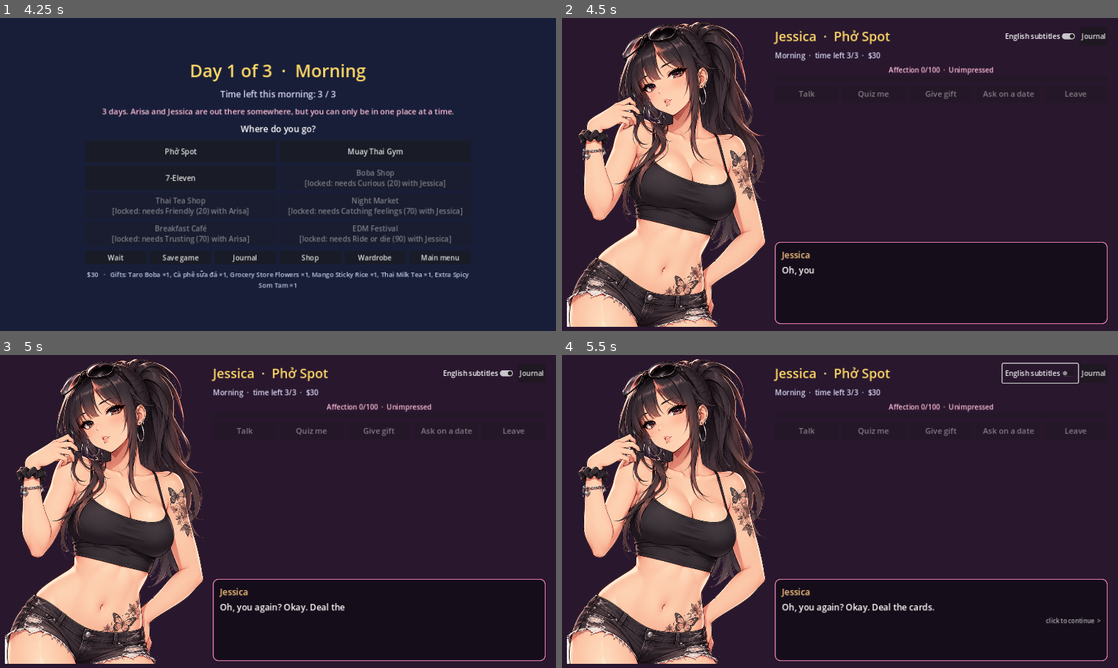
Above: before the commit, frames 1-4 (two rows, left to right).
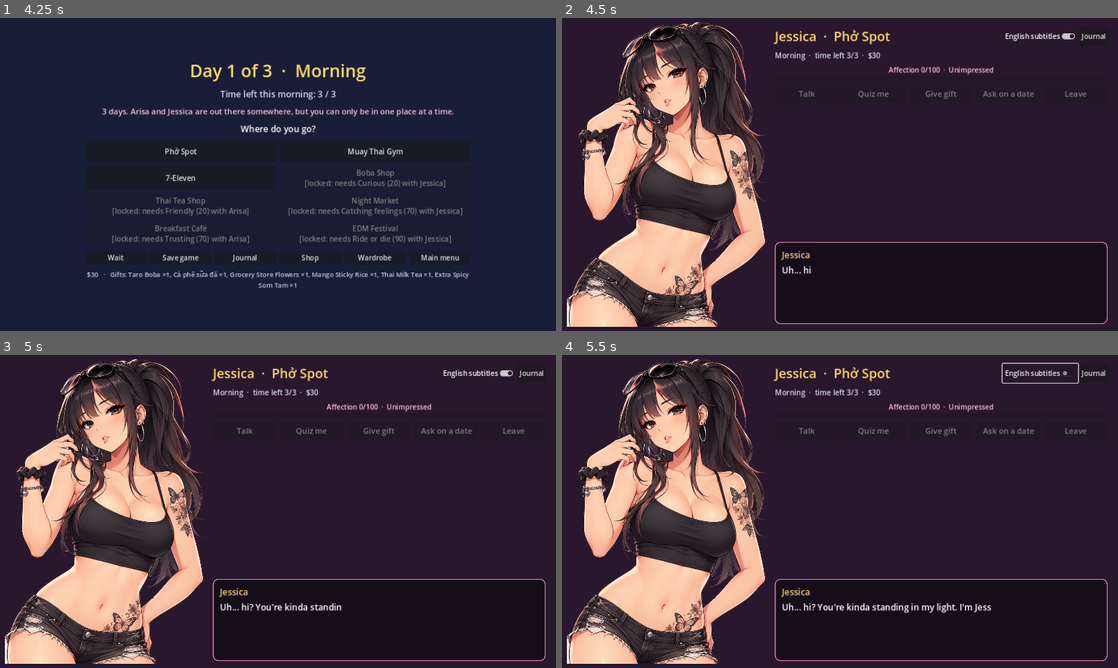
Above: after the commit, the same moments.

Repository: kyogic/13-card-game
Game: Godot game, scene res://scenes/app.tscn
The game is run twice, just before and just after one commit, with the same random seed, the same clock (stepped at 60 frames per second) and the same inputs.
Inputs:
- Up to frame 1 (4.25 s): click "Story Mode" at 0.5 s; click "New Story" at 1.25 s; click "New Story" at 2 s; click "Continue Story" at 2.75 s; click "Continue Story" at 3.5 s
- Up to frame 2 (4.5 s): click "Phở Spot" at 4.25 s
- Up to frame 3 (5 s): no input
- Up to frame 4 (5.5 s): click "English subtitles" at 5 s

Frame 1 is identical in both runs. In frame 2, less than 0.1% of the frame differs, in the area x 39-46%, y 79-83%; in frame 3, 0.3%; in frame 4, 0.7%, in the area x 39-97%, y 79-86%.

Commit message:
Shuffle talk and quiz order per story; proper first meetings
- Each story shuffles each girl's small talk, facts, soft facts and quiz
  questions once; talk/quiz take the next item in that order that her
  affection allows. The order is saved with the story.
- New first_meeting and hello lines: the first conversation is an
  introduction, later ones a 'hello again' (her 'deal the cards'
  greeting stays for date matches)

Co-Authored-By: Claude Opus 5.5 <noreply@anthropic.com>
Claude-Session: https://claude.ai/code/session_014DXRZL11i9gK84TREh4B5Z

Diff:
--- a/data/characters/arisa.json
+++ b/data/characters/arisa.json
@@ -574,6 +574,17 @@
     ],
     "on_stage_reached": [
       "...I think I'm getting comfortable with you, ka."
+    ],
+    "first_meeting": [
+      {
+        "text": "Oh! Sawasdee ka. Sorry, I'm Arisa. You can call me Ari, na.",
+        "translation": "Oh! Hello. Sorry, I'm Arisa. You can call me Ari, okay?"
+      },
+      "Hi! I don't think we've met. I'm Arisa, ka. Nice to meet you."
+    ],
+    "hello": [
+      "Oh, hi again, ka!",
+      "You came back! Hehe. Hello, na."
     ]
   },
   "date_locations": [
--- a/data/characters/jessica.json
+++ b/data/characters/jessica.json
@@ -507,6 +507,18 @@
     ],
     "on_stage_reached": [
       "...Okay, you're growing on me."
+    ],
+    "first_meeting": [
+      "Uh... hi? You're kinda standing in my light. I'm Jess.",
+      "New face. Okay. I'm Jessica. Jess, if you're lucky."
+    ],
+    "hello": [
+      "Oh, it's you again. Hey.",
+      {
+        "text": "Ê, you're back. Took you long enough.",
+        "translation": "Hey, you're back. Took you long enough."
+      },
+      "Look who showed up."
     ]
   },
   "date_locations": [
--- a/scripts/core/game_state.gd
+++ b/scripts/core/game_state.gd
@@ -9,7 +9,7 @@
 var in_date := false           # a Tiến Lên date is being played
 ## character id -> {affection, unlocks, stages, trivia_answered (ids), talks_seen (exchange and
 ## fact ids), soft_facts_seen, start_affection, start_unlocks, met, known_facts (trivia ids the
-## journal shows), gift_notes (gift id -> her reaction)}
+## journal shows), gift_notes (gift id -> her reaction), order (pool -> ids shuffled once per story)}
 var characters := {}
 var inventory := {}            # gift id -> count
 var money := 0                 # story money ($), see Economy
@@ -39,7 +39,7 @@
 	if not characters.has(id):
 		characters[id] = {"affection": 0, "unlocks": [], "stages": [], "trivia_answered": [],
 			"talks_seen": [], "soft_facts_seen": [], "start_affection": 0, "start_unlocks": [],
-			"story_start_affection": 0, "met": false, "known_facts": [], "gift_notes": {}}
+			"story_start_affection": 0, "met": false, "known_facts": [], "gift_notes": {}, "order": {}}
 	return characters[id]
 
 
--- a/scripts/ui/conversation_screen.gd
+++ b/scripts/ui/conversation_screen.gd
@@ -114,8 +114,15 @@
 	meter.set_character(id)
 	_clear_choices()
 	visible = true
+	# You've only just met the first time; after that it's a "hello again".
+	var first_time: bool = not GameState.char_state(id).met
 	EventBus.fire("conversation_opened", {"character_id": id, "location": location})
-	_say_event("greeting")
+	if first_time and profile.has_lines("first_meeting"):
+		_say_event("first_meeting")
+	elif profile.has_lines("hello"):
+		_say_event("hello")
+	else:
+		_say_event("greeting")
 
 
 func set_status(text: String) -> void:
@@ -219,16 +226,32 @@
 ## then the next small-talk exchange, then a one-line fact. Returns {kind, data} or null.
 func _next_talk():
 	var st: Dictionary = GameState.char_state(character_id)
-	for f in profile.soft_facts():
+	for f in _ordered("soft_facts", profile.soft_facts()):
 		if st.affection >= f.get("min_affection", 0) and not st.soft_facts_seen.has(f.id):
 			return {"kind": "soft_fact", "data": f}
-	for ex in Characters.talk(character_id):
+	for ex in _ordered("exchanges", Characters.talk(character_id)):
 		if not st.talks_seen.has(ex.id):
 			return {"kind": "exchange", "data": ex}
-	for f in Characters.fact_lines(character_id):
+	for f in _ordered("facts", Characters.fact_lines(character_id)):
 		if not st.talks_seen.has(f.id):
 			return {"kind": "fact", "data": f}
 	return null
+
+
+## `items` (each with an id) in this story's shuffled order for `pool`, so every playthrough
+## brings things up in a different order. The order is saved with the story, so it holds
+## across save/load; anything new in the data is shuffled in.
+func _ordered(pool: String, items: Array) -> Array:
+	var orders: Dictionary = GameState.char_state(character_id).order
+	var ids: Array = items.map(func(it): return Character.trivia_id(it))
+	var order: Array = orders.get(pool, []).filter(func(id): return ids.has(id))
+	var fresh: Array = ids.filter(func(id): return not order.has(id))
+	fresh.shuffle()
+	order.append_array(fresh)
+	orders[pool] = order
+	var sorted := items.duplicate()
+	sorted.sort_custom(func(a, b): return order.find(Character.trivia_id(a)) < order.find(Character.trivia_id(b)))
+	return sorted
 
 
 func _on_talk() -> void:
@@ -280,10 +303,10 @@
 
 
 func _on_quiz() -> void:
-	var pool := _unanswered_trivia()
+	var pool := _ordered("quiz", _unanswered_trivia())
 	if pool.is_empty():
 		return
-	var q: Dictionary = pool.pick_random()
+	var q: Dictionary = pool[0]  # next in this story's shuffled order (within her affection gate)
 	var options: Array = q.wrong.duplicate()
 	options.append(q.answer)
 	options.shuffle()
--- a/tests/dating_test.gd
+++ b/tests/dating_test.gd
@@ -121,21 +121,69 @@
 	check(state.to_dict().characters.jessica.affection == 79, "state serializes")
 
 
+var first_exchange: Dictionary = {}
+
+
+func _texts(entries: Array) -> Array:
+	return entries.map(func(e): return e.text if e is Dictionary else e)
+
+
+## Every story shuffles what she talks about and asks; the order holds across save/load.
+func _order_checks() -> void:
+	var orders := []
+	for i in 4:
+		bus.fire("new_story_requested")
+		await process_frame
+		layer.calendar.location_buttons.pho_spot.pressed.emit()
+		await _drain()
+		check(convo.dialogue.text_label.text in _texts(characters.profile("jessica").data.dialogue.first_meeting)
+			or not convo.dialogue.is_busy(), "new story: she introduces herself again")
+		convo._ordered("exchanges", characters.talk("jessica"))
+		convo._ordered("facts", characters.fact_lines("jessica"))
+		convo._ordered("soft_facts", characters.profile("jessica").soft_facts())
+		convo._ordered("quiz", convo._unanswered_trivia())
+		var o: Dictionary = state.char_state("jessica").order
+		orders.append([o.exchanges.duplicate(), o.facts.duplicate(), o.quiz.duplicate(), o.soft_facts.duplicate()])
+		check(o.exchanges.size() == characters.talk("jessica").size() and o.quiz.size() == 18
+			and o.soft_facts.size() == characters.profile("jessica").soft_facts().size(), "every pool is ordered")
+	check(orders.map(func(x): return x[0]).any(func(x): return x != orders[0][0])
+		and orders.map(func(x): return x[2]).any(func(x): return x != orders[0][2]), "order differs between stories")
+	# Same story: the order survives a save/load, and the quiz only ever offers gated questions in order.
+	var saved: Array = state.char_state("jessica").order.quiz.duplicate()
+	root.get_node("SaveGame").save_game()
+	state.char_state("jessica").order = {}
+	root.get_node("SaveGame").load_game()
+	check(state.char_state("jessica").order.quiz == saved, "order is saved with the story")
+	var asked: Dictionary = convo._ordered("quiz", convo._unanswered_trivia())[0]
+	check(asked.id == saved[0] and asked.get("min_affection", 0) <= affection.value("jessica"),
+		"the quiz asks the next available question in this story's order")
+	# Second conversation in the same story: "hello again", not an introduction.
+	convo._on_leave()
+	layer.calendar.location_buttons.pho_spot.pressed.emit()
+	await process_frame
+	check(convo.dialogue.text_label.text in _texts(characters.profile("jessica").data.dialogue.hello),
+		"after the first meeting she says hello again: " + convo.dialogue.text_label.text)
+	await _drain()
+	layer.hide_all()
+
+
 # --- Journal ------------------------------------------------------------------------
 
 func _journal_checks(quizzed: Dictionary) -> void:
 	var journal: Node = root.get_node("Journal")
 	var st: Dictionary = state.char_state("jessica")
 	check(st.met and not state.char_state("arisa").met, "journal knows who you've met")
-	check(st.known_facts.has("boba_order") and st.known_facts.has(quizzed.id),
+	var taught: String = first_exchange.teaches[0]
+	var taught_q: Dictionary = characters.profile("jessica").trivia().filter(func(t): return t.id == taught)[0]
+	check(st.known_facts.has(taught) and st.known_facts.has(quizzed.id),
 		"talk and right quiz answers are recorded: %s" % [st.known_facts])
 	var entries: Array = journal.entries("jessica")
 	check(entries.size() == st.known_facts.size() and entries.any(
-		func(e): return e.label == "Boba order" and e.text == "Taro with lychee jelly"), "journal entries")
+		func(e): return e.id == taught and e.text == taught_q.answer), "journal entries")
 	check(journal.gift_notes("jessica") == {"loved": ["taro_boba"]}, "gift reactions noted")
 	convo.journal_pressed.emit()
 	var page = layer.journal
-	check(page.visible and page.character_id == "jessica" and "Taro with lychee jelly" in page.facts_label.text
+	check(page.visible and page.character_id == "jessica" and taught_q.answer in page.facts_label.text
 		and ("of %d" % journal.total("jessica")) in page.progress_label.text and "Taro Boba" in page.gifts_label.text,
 		"journal page from the conversation")
 	page.show_page("arisa")
@@ -199,6 +247,8 @@
 	db.advance()
 	check(not db.typing and db.text_label.visible_characters == -1, "click completes the line")
 	check(db.speaker_label.text == "Jessica", "speaker name shown")
+	check(db.text_label.text in _texts(characters.profile("jessica").data.dialogue.first_meeting),
+		"first conversation: she introduces herself")
 	await _drain()
 	check(not db.is_busy() and not convo.busy, "greeting done")
 
@@ -209,9 +259,11 @@
 	check(opts.size() == 3, "talk shows 3 choices")
 	opts[0].pressed.emit()
 	await process_frame
-	check(affection.value("jessica") == 5 and state.char_state("jessica").talks_seen == ["boba"], "talk good +5")
+	var first_id: String = state.char_state("jessica").order.exchanges[0]
+	first_exchange = characters.talk("jessica").filter(func(e): return e.id == first_id)[0]
+	check(affection.value("jessica") == 5 and state.char_state("jessica").talks_seen == [first_id], "talk good +5")
 	check(state.time_left == 3, "time is spent when the exchange finishes")
-	check("lychee" in db.text_label.text, "her reply reveals the trivia answer")
+	check(db.text_label.text == first_exchange.choices[0].reply[0].text, "her reply plays")
 	await _drain()
 	check(state.time_left == 2, "talk costs 1")
 
@@ -556,8 +608,9 @@
 	check(convo.character_id == "arisa" and convo.title_label.text.begins_with("Arisa"), "Arisa at the gym")
 	convo.buttons.talk.pressed.emit()
 	await process_frame
-	check("night-shift" in convo.dialogue.text_label.text.to_lower() or "shift" in convo.dialogue.text_label.text,
-		"her small talk plays")
+	var ari_first: String = state.char_state("arisa").order.exchanges[0]
+	var ari_ex: Dictionary = characters.talk("arisa").filter(func(e): return e.id == ari_first)[0]
+	check(convo.dialogue.text_label.text == ari.normalize(ari_ex.lines[0], []).text, "her small talk plays")
 	await _drain()
 	_choices()[0].pressed.emit()
 	await _drain()
@@ -683,9 +736,13 @@
 	convo.refresh()
 	convo.buttons.talk.pressed.emit()
 	await process_frame
-	check("cà phê sữa đá" in convo.dialogue.text_label.text and _choices().is_empty(), "fact line after exchanges")
-	await _drain()
-	check(st.talks_seen.has("morning_drink") and state.time_left == 2, "fact line recorded and costs talk time")
+	var fact_id: String = st.order.facts[0]
+	var fact: Dictionary = characters.fact_lines("jessica").filter(func(f): return f.id == fact_id)[0]
+	check(convo.dialogue.text_label.text == characters.profile("jessica").normalize(fact.lines[0], []).text
+		and _choices().is_empty(), "fact line after exchanges")
+	await _drain()
+	check(st.talks_seen.has(fact_id) and state.time_left == 2, "fact line recorded and costs talk time")
+	await _order_checks()
 	layer.hide_all()
 
 
